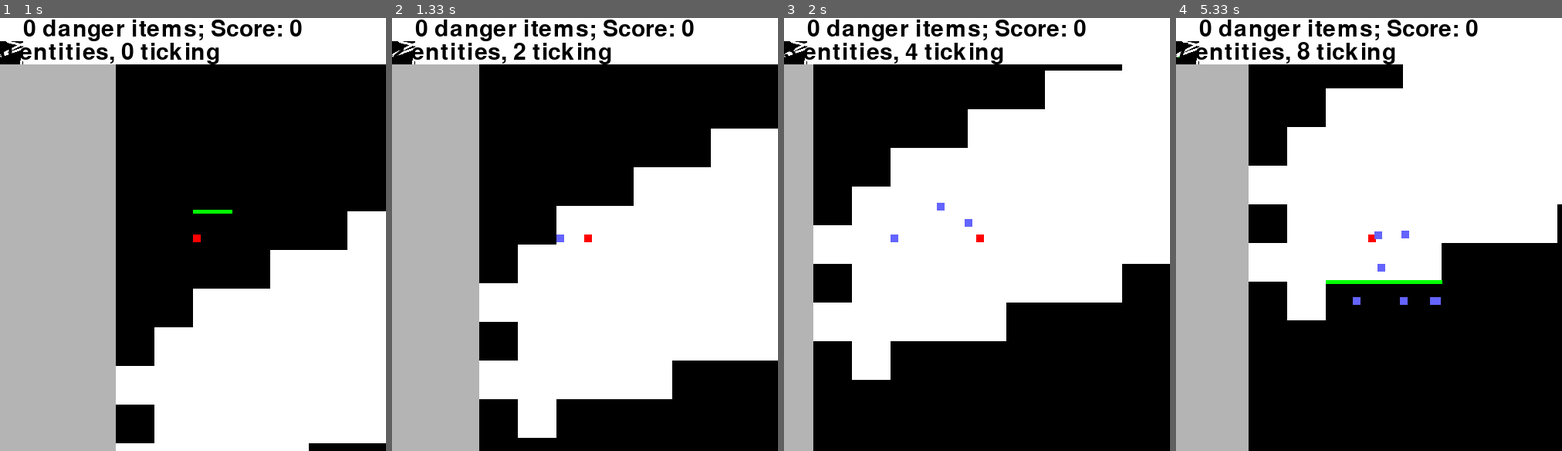
Above: before the commit, frames 1-4 (left to right).
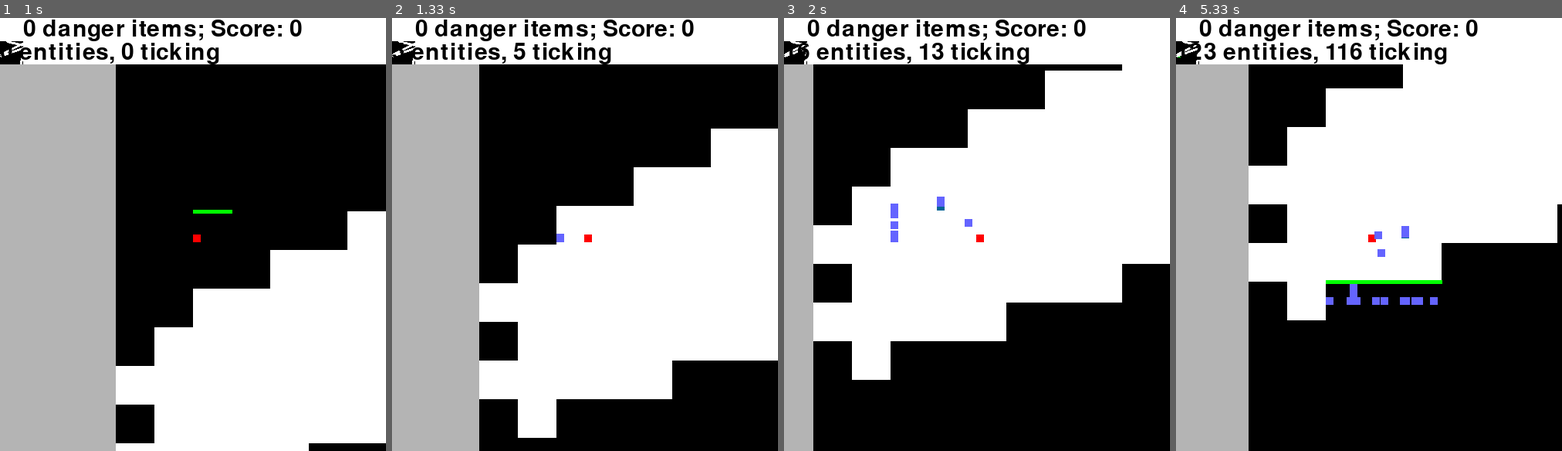
Above: after the commit, the same moments.

Repository: sillypantscoder/pygame_platformer_2
Game: pygame game, started from main.py
Same seed, same stepped clock (60 frames per second), same inputs: the game is played once before the commit and once after it.
Inputs (mouse positions are in pixels of both pictures, inside the frame that each line leads up to):
- Up to frame 1 (1 s): click "Go >" at 0.38 s; click "caves.py" at 0.72 s
- Up to frame 2 (1.33 s): hold W from 1 s (still down); hold Right from 1 s (still down); move the mouse to (585, 264) at 1.03 s
- Up to frame 3 (2 s): release W at 1.47 s; release Right at 1.47 s; hold Right 1.5-1.97 s; tap W at 1.57, 1.87 s
- Up to frame 4 (5.33 s): hold Up 2-2.3 s; tap W at 2.07, 2.4, 2.7, 2.9, 3.2, 3.47, 3.77, 3.9, 4.3, 4.6, 4.97, 5.27 s; hold Right 2.33-2.8 s; hold Left 2.83-3.37 s; hold Left 3.4-3.8 s; hold Up 3.83-4.2 s; hold Right 4.23-4.87 s; hold Left from 4.9 s (still down)

Frame 1 is identical in both runs. In frame 2, 0.1% of the frame differs, in the area x 0-45%, y 5-50%; in frame 3, 1.5%; in frame 4, 1.9%, in the area x 0-71%, y 5-67%.

Commit message:
Switched "W" to spawn AllaySpawners

Diff:
--- a/main.py
+++ b/main.py
@@ -403,7 +403,7 @@
 					if isinstance(t, (Item, Monster, Spawner)) and not isinstance(t, ScoreItem):
 						t.die()
 			if keys[pygame.K_w]:
-				Allay(player.x, player.y)
+				AllaySpawner(player.x, player.y)
 	# DRAWING ------------
 	screen.fill(GRAY)
 	totalScreen.fill(WHITE)
